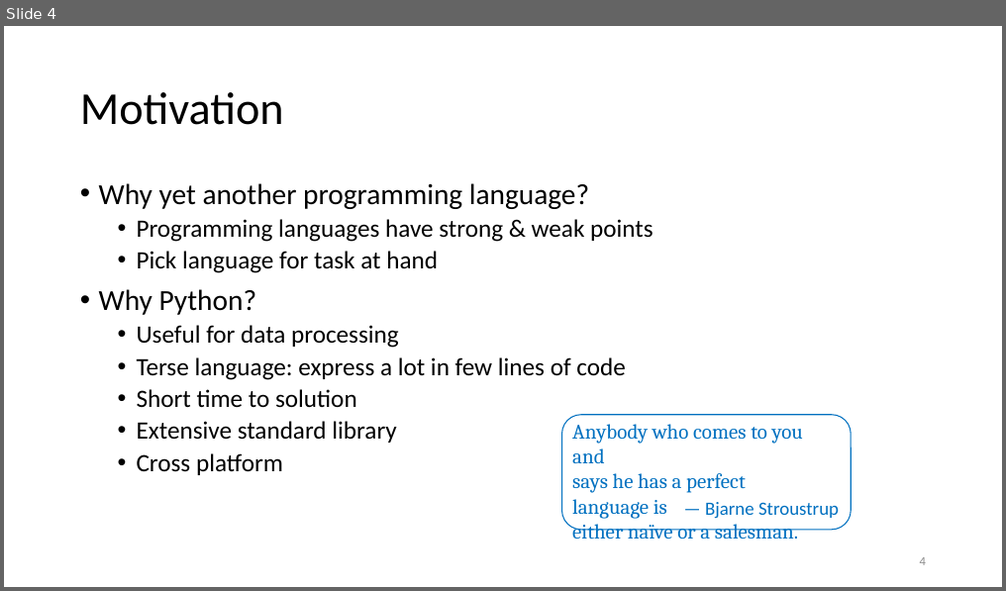
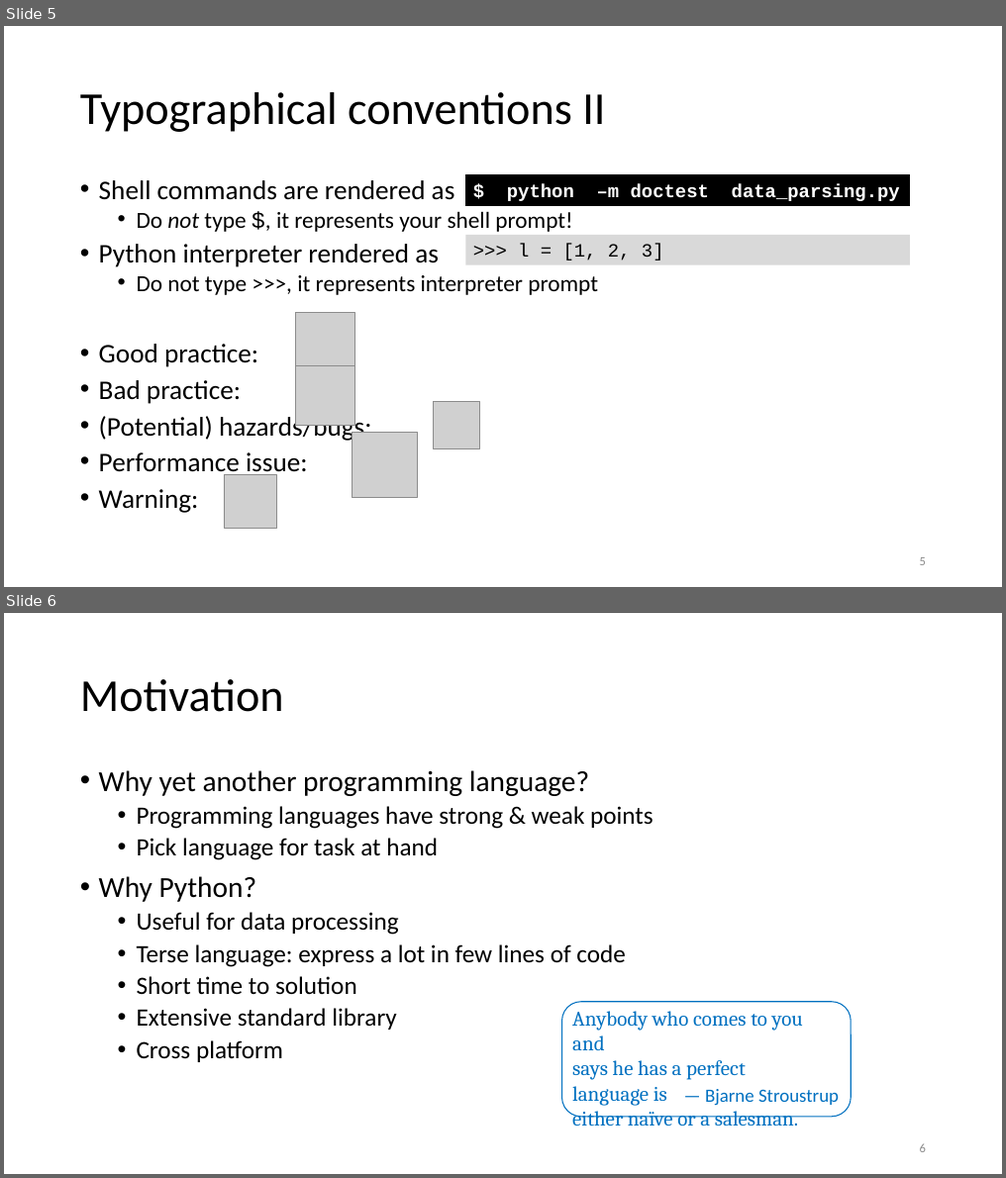
Before and after one commit to gjbex/Python-for-programmers, a slide deck: python_for_programmers.pptx. Shown one above the other, each under a label of ours: slide 4 before the commit, slides 5 and 6 after it. The pictures are 1006x591 and 1006x1178 pixels, drawn with LibreOffice and Linux fonts; fonts in the diff are those of the drawing; grey boxes stand for pictures. Boxes give left, top, right and bottom in pixels: in the first picture for what was removed or moved away, otherwise in the second. Text is boxed around its words. In the diff, an @@ line names an element or a change of style, - is before the commit and + after.

```diff
--- a/python_for_programmers.pptx
+++ b/python_for_programmers.pptx
@@ slide 5 added at (x1=4, y1=26, x2=1002, y2=587), background #FFFFFF @@
@@ title added at (x1=80, y1=92, x2=605, y2=132), 44 pt, text #000000 @@
+Typographical conventions II
@@ text added at (x1=99, y1=180, x2=598, y2=513), 25.9 pt, text #000000 @@
+• Shell commands are rendered as
+  • Do not type $, it represents your shell prompt!
+• Python interpreter rendered as
+  • Do not type >>>, it represents interpreter prompt
+• Good practice:
+• Bad practice:
+• (Potential) hazards/bugs:
+• Performance issue:
+• Warning:
@@ rectangle added at (x1=466, y1=175, x2=910, y2=205), fill #000000, outline #000000 0.75 pt, 18 pt, text #FFFFFF, bold @@
+$ python –m doctest data_parsing.py
@@ rectangle added at (x1=466, y1=235, x2=910, y2=265), fill #D9D9D9, 18 pt, text #000000 @@
+>>> l = [1, 2, 3]
@@ picture added at (x1=295, y1=313, x2=354, y2=372) @@
@@ picture added at (x1=295, y1=366, x2=354, y2=425) @@
@@ picture added at (x1=433, y1=401, x2=479, y2=449) @@
@@ picture added at (x1=352, y1=433, x2=417, y2=497) @@
@@ picture added at (x1=224, y1=475, x2=277, y2=528) @@
@@ page number added at (x1=920, y1=558, x2=926, y2=566), 12 pt, text #8C8C8C @@
+5
@@ what was slide 4 is now slide 6 @@
@@ page number at (x1=920, y1=1144, x2=926, y2=1153): text changed @@
-4
+6
```
Also in this commit, not shown: 2 slides changed, 2 other slides added, 1 slide removed.
